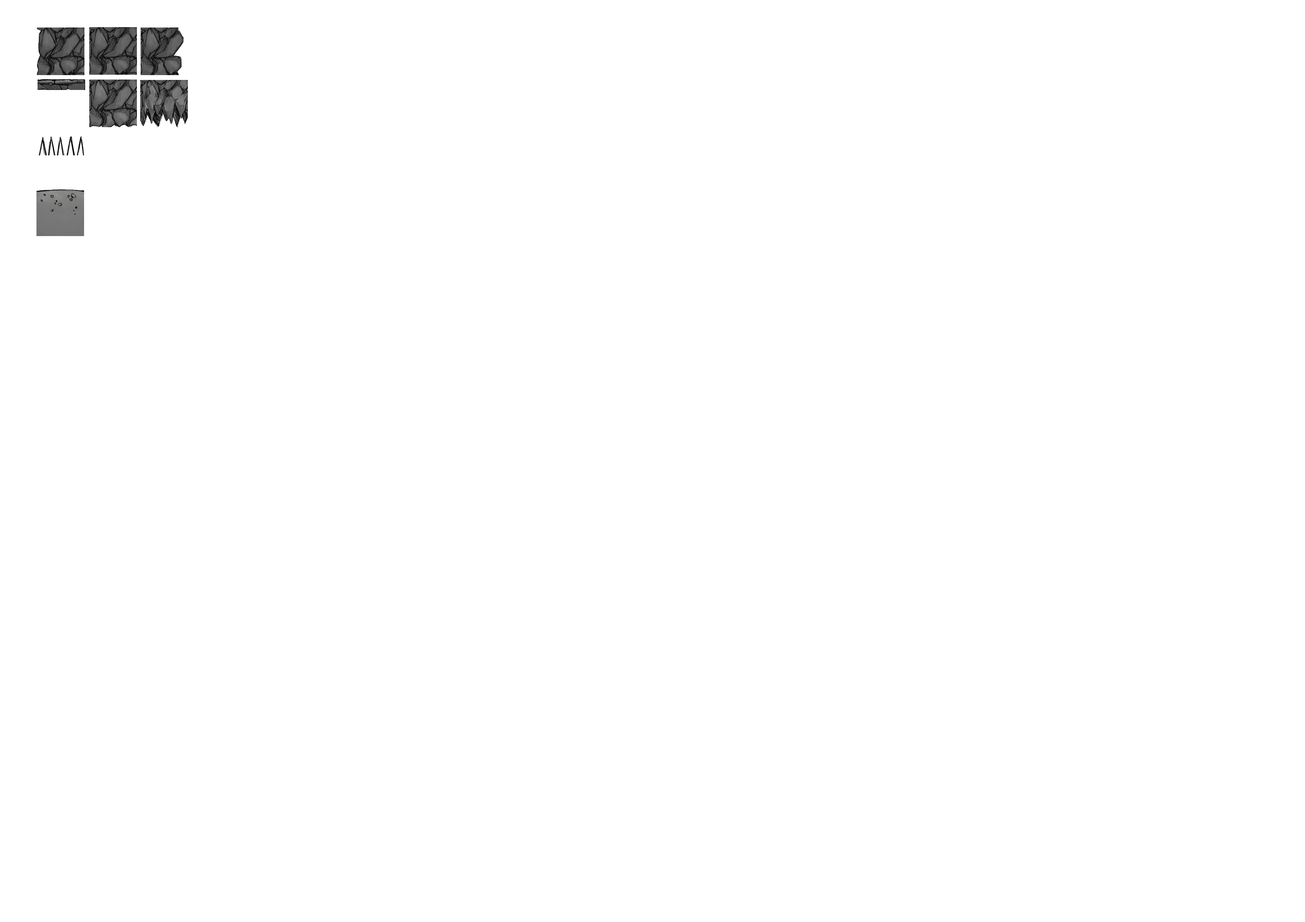
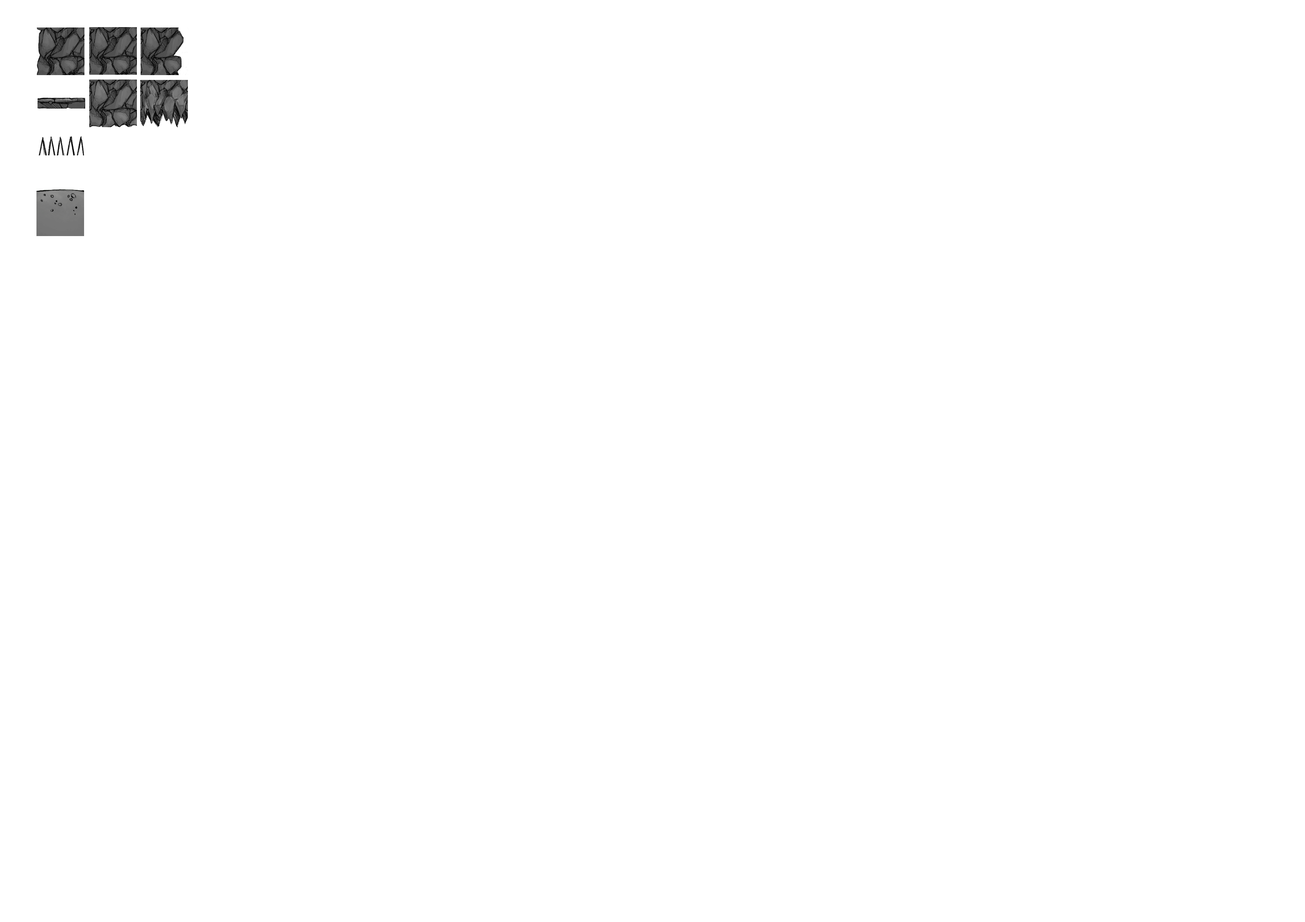
Layered file, before and after one edit (1305 × 922). Changes by layer:
painted on "tile baldosa base 1" over (x1=37, y1=79, x2=86, y2=109)
